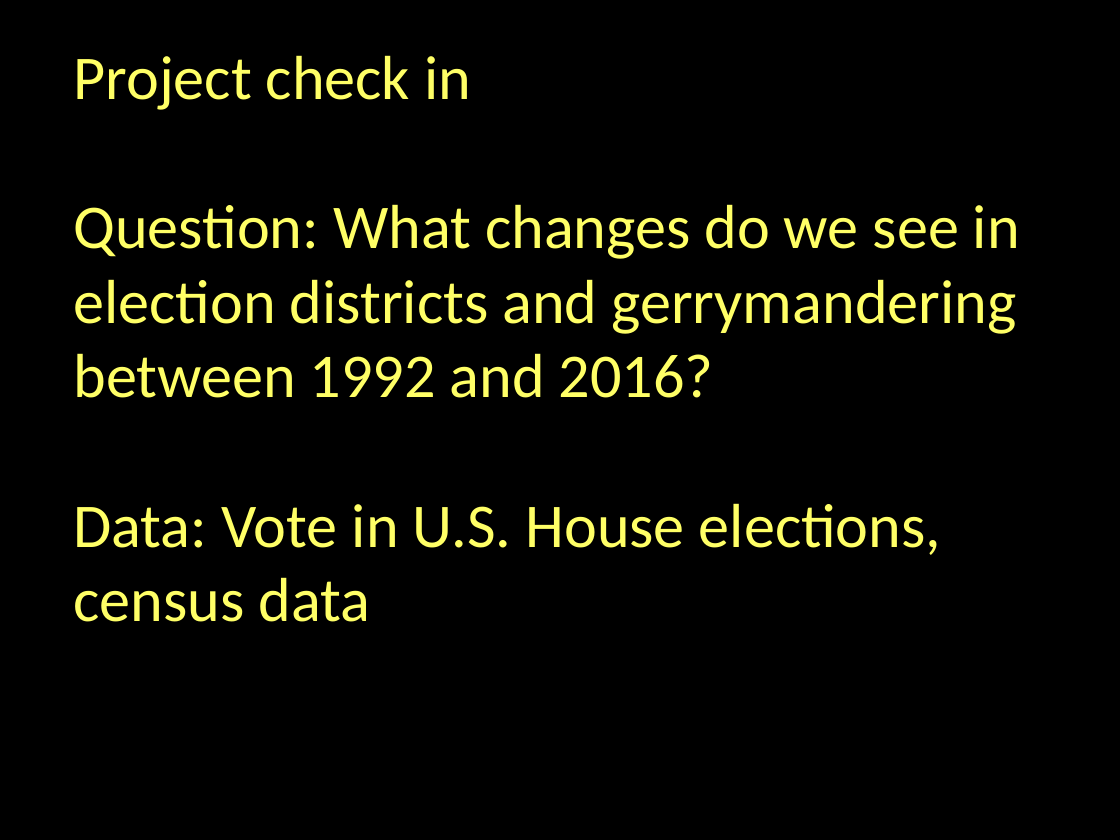
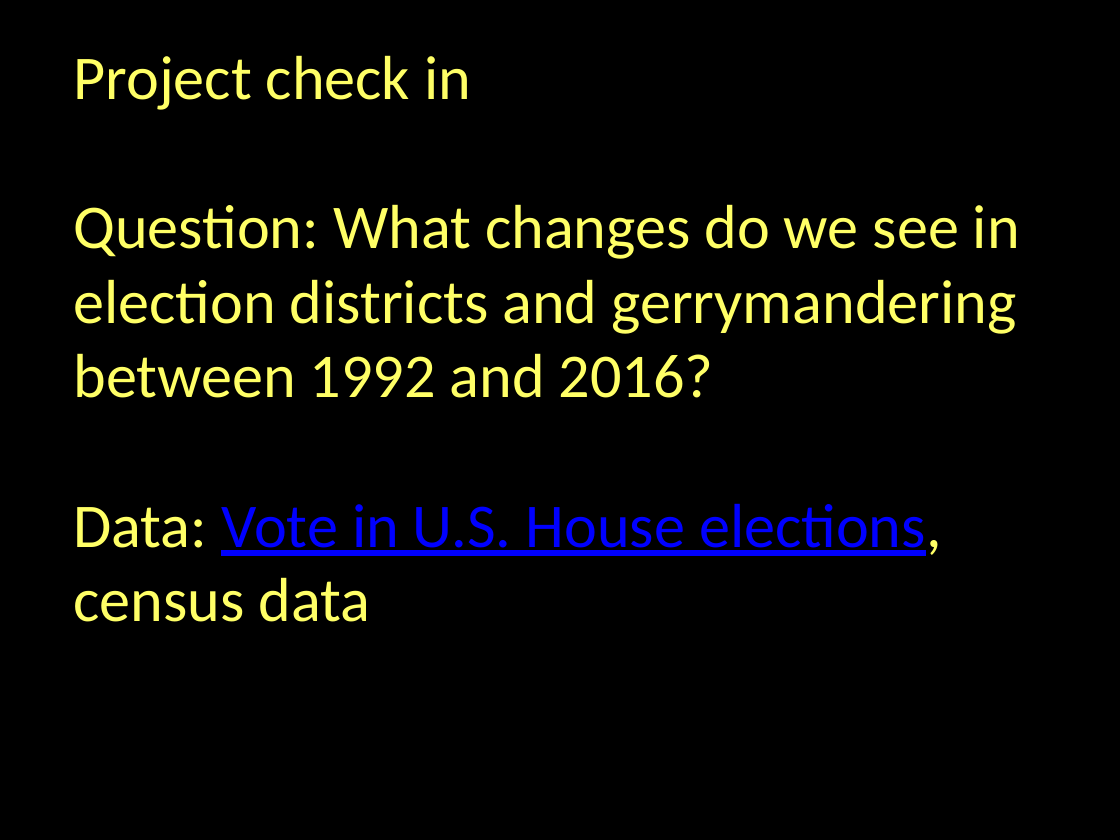
Before and after one commit to jshannon75/geog4300, a slide deck: slide 24 of Slides/Geog4300 Fa17 Lecture 11-2 Wilcoxon Normality.pptx. Drawn at 1120x840 pixels with LibreOffice and Linux fonts; fonts in the diff are those of the drawing. Boxes give left, top, right and bottom in pixels: in the first picture for what was removed or moved away, otherwise in the second. Text is boxed around its words. In the diff, an @@ line names an element or a change of style, - is before the commit and + after.

```diff
--- a/Slides/Geog4300 Fa17 Lecture 11-2 Wilcoxon Normality.pptx
+++ b/Slides/Geog4300 Fa17 Lecture 11-2 Wilcoxon Normality.pptx
@@ text at [74, 503, 941, 622]: text colour #FFFF66 to #0000FF, underline on in "Vote in U.S. House elections," @@
```
Also in this commit, not shown: 1 other slide changed.
